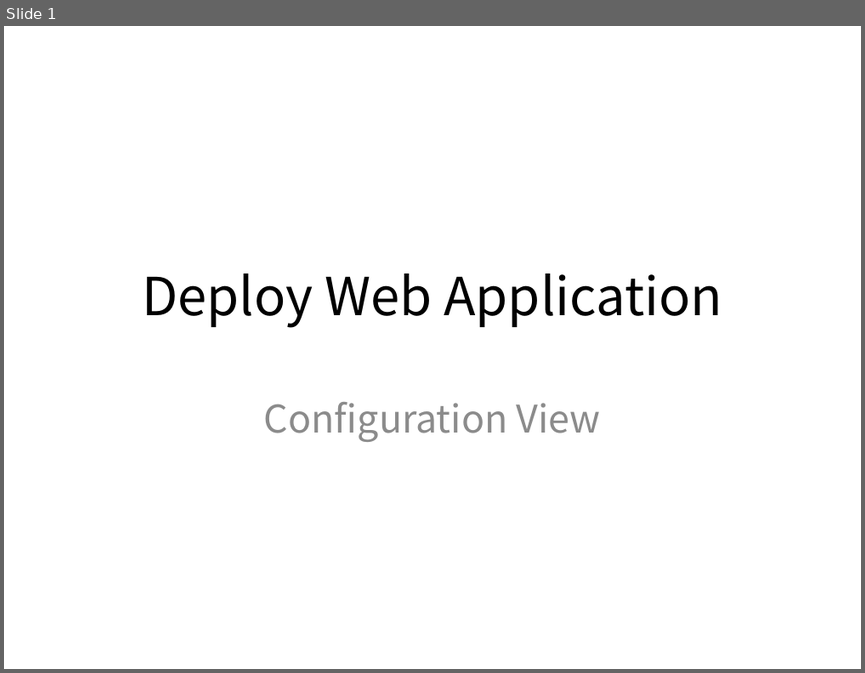
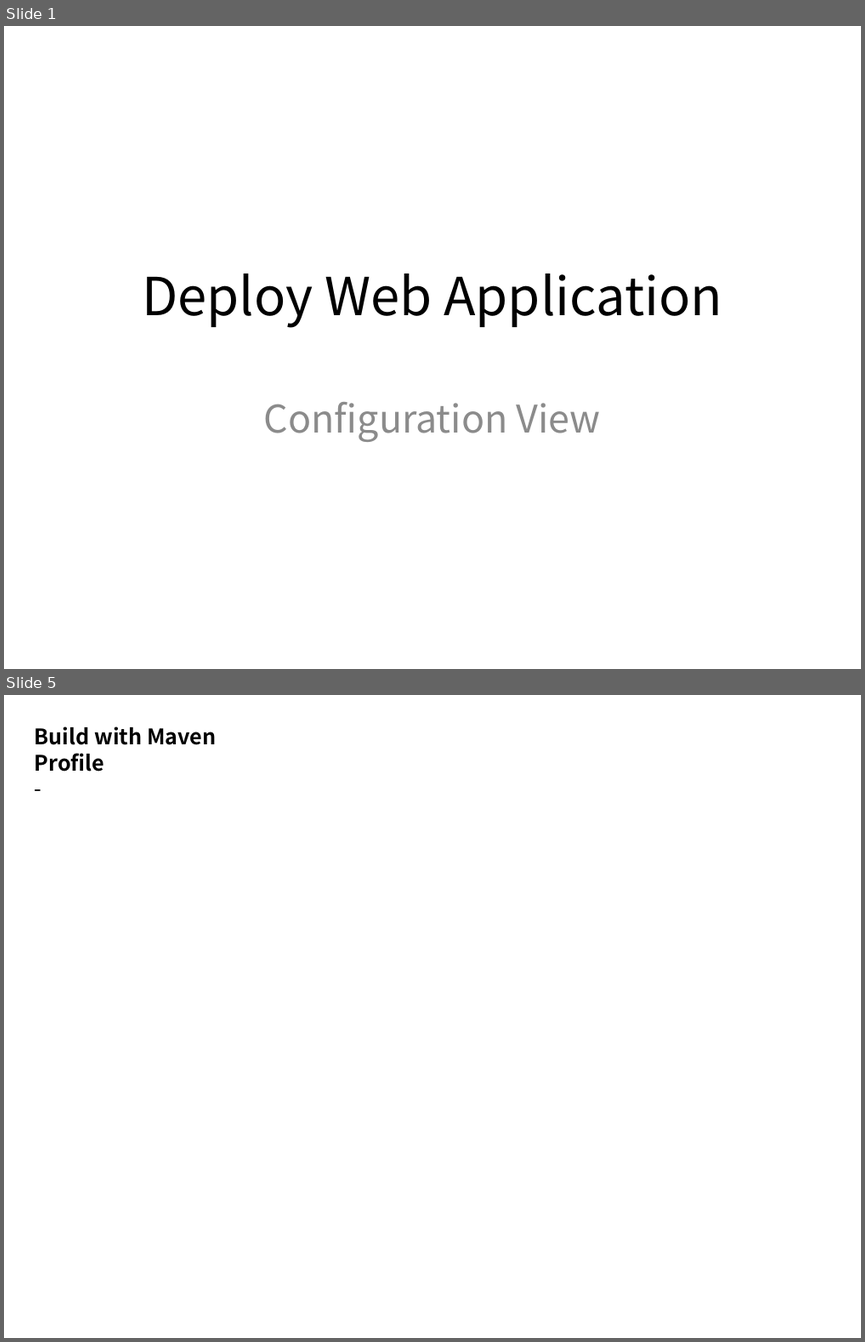
Before and after one commit to kwbaek/codelabor, a slide deck: documentation/draft/ci-environment/deploy-configuration-strategy.pptx. Shown one above the other, each under a label of ours: slide 1 before the commit, slides 1 and 5 after it; the slides between them are not shown. The pictures are 865x673 and 865x1342 pixels, drawn with LibreOffice and Linux fonts; fonts in the diff are those of the drawing. Boxes give left, top, right and bottom in pixels: in the first picture for what was removed or moved away, otherwise in the second. Text is boxed around its words. In the diff, an @@ line names an element or a change of style, - is before the commit and + after.

```diff
--- a/documentation/draft/ci-environment/deploy-configuration-strategy.pptx
+++ b/documentation/draft/ci-environment/deploy-configuration-strategy.pptx
@@ slide 5 added at (4,695,861,1338), background #FFFFFF @@
@@ text added at (35,726,216,771), 18 pt, text #000000, bold @@
+Build with Maven Profile
+-
```
Also in this commit, not shown: 3 other slides added.
